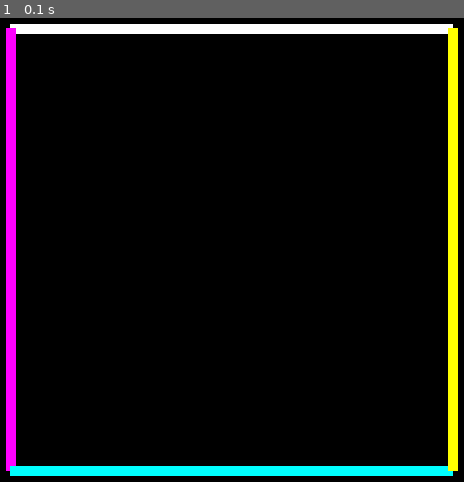
Above: before the commit, frame 1.
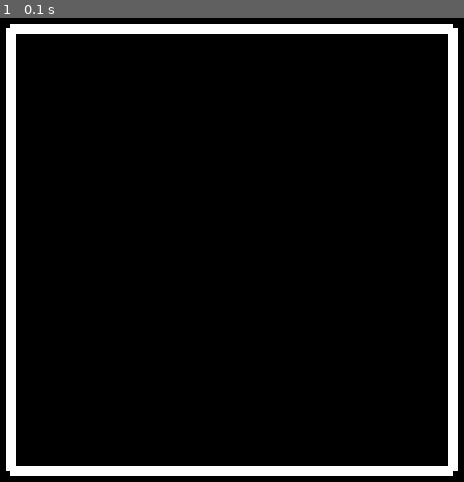
Above: after the commit, the same moment.

Repository: SaulRuizS/Tictactoe
Game: pygame game, started from tictactoe_python.py
Same seed, same stepped clock (60 frames per second), same inputs: the game is played once before the commit and once after it.
Inputs:
- Up to frame 1 (0.1 s): no input

The runs differ from the first frame. In frame 1, 6.1% of the frame differs, in the area x 1-99%, y 2-99%.

Commit message:
Grid colors change

Diff:
--- a/tictactoe_python.py
+++ b/tictactoe_python.py
@@ -19,6 +19,9 @@
 #spaceOfLines = 50
 
 grid_color = pygame.Color(255,255,255)
+#pygame.Color(255,0,255)
+#pygame.Color(0,255,255)
+#pygame.Color(255,255,0)
 
 while running:
     # poll for events
@@ -36,13 +39,13 @@
     pygame.draw.line(screen, grid_color,(0+padding,0+padding), (SCREEN_WIDTH-padding, 0+padding), line_width)
 
     #RIGHT GRID LINE
-    pygame.draw.line(screen, pygame.Color(255,0,255),(0+padding,0+padding), (0+padding, SCREEN_HEIGHT-padding), line_width)
+    pygame.draw.line(screen, grid_color,(0+padding,0+padding), (0+padding, SCREEN_HEIGHT-padding), line_width)
 
     #BOTTOM GRID LINE
-    pygame.draw.line(screen, pygame.Color(0,255,255),(0+padding,SCREEN_HEIGHT-padding), (SCREEN_WIDTH-padding, SCREEN_HEIGHT-padding), line_width)
+    pygame.draw.line(screen, grid_color,(0+padding,SCREEN_HEIGHT-padding), (SCREEN_WIDTH-padding, SCREEN_HEIGHT-padding), line_width)
 
     #LEFT GRID LINE
-    pygame.draw.line(screen, pygame.Color(255,255,0),(SCREEN_WIDTH-padding,0+padding), (SCREEN_WIDTH-padding, SCREEN_HEIGHT-padding), line_width)
+    pygame.draw.line(screen, grid_color,(SCREEN_WIDTH-padding,0+padding), (SCREEN_WIDTH-padding, SCREEN_HEIGHT-padding), line_width)
 
     #LEFT GRID LINE
     #pygame.draw.rect(screen, grid_color, pygame.Rect((0+(padding)), (0+(padding)), line_width, line_length), 6)
